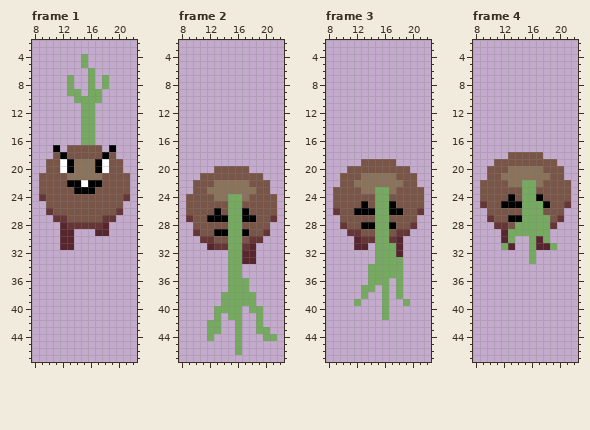
Two versions of one pixel-art file, Assets/Art/Characters/Enemy/Coconut/Basic/Ase_Coconut_Basic_Down.aseprite. Above is the file before it was changed.
32x48 pixels, 5 frames. Shown: frame 1: x 8..22, y 2..47; frame 2: x 8..22, y 2..47; frame 3: x 8..22, y 2..47; frame 4: x 8..22, y 2..47. The commit also changed other frames, which this record leaves out.
Now the later version:
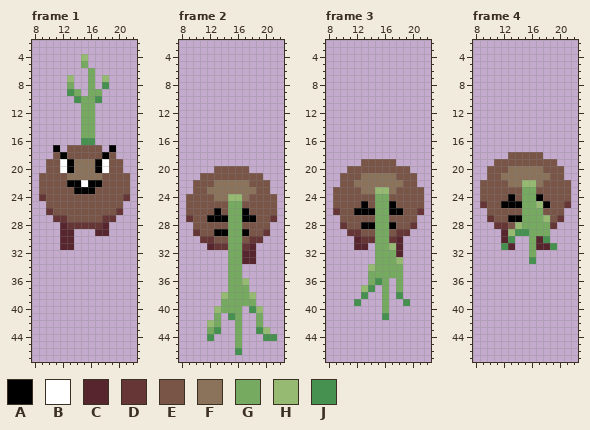
Palette (. is transparent): A #000000  B #ffffff  C #57252e  D #663535  E #795548  F #8a725b  G #75aa60  H #97ba73  J #469150
Commit: Created Coconut Basic Attack prefab and telegraph
Difference:
--- frame 1, layer "Leaf"
@@ x 11..20 @@
  3 ..........
- 4 ....G.....
+ 4 ....H.....
  5 ....G.....
  6 .....G....
- 7 ..G..G.G..
- 8 ..G..G.G..
- 9 ..GG.GG...
-10 ...GGGG...
+ 7 ..H..G.H..
+ 8 ..G..G.J..
+ 9 ..JG.GG...
+10 ...JGGJ...
 11 ....GG....
@@ x 13..18 @@
 15 ..GG..
-16 ..GG..
+16 ..JJ..
 17 EEEEE.
--- frame 2, layer "Leaf"
@@ x 13..18 @@
 23 FFFFFF
-24 FFGGFE
+24 FFHHFE
 25 EEGGEE
@@ x 8..22 @@
 35 .......GG......
-36 .......GGG.....
+36 .......GGH.....
 37 .......GGG.....
-38 ......GGGGG....
+38 ......HGGGH....
 39 ......GGGGG....
-40 .....GGGG.GG...
-41 .....G.GG..G...
-42 ....GG..G..G...
-43 ....GG..G..GG..
-44 ....G...G...GG.
+40 .....HGGG.JH...
+41 .....G.JG..G...
+42 ....HG..G..G...
+43 ....GJ..G..JH..
+44 ....J...G...JJ.
 45 ........G......
-46 ........G......
+46 ........J......
 47 ...............
--- frame 3, layer "Leaf"
@@ x 13..18 @@
 22 FFFFFF
-23 FFGGFE
+23 FFHHFE
 24 EEGGEE
@@ x 8..22 @@
 30 ....CDDGGDC....
-31 ....CC.GGGC....
+31 ....CC.GGHC....
 32 .......GGGC....
-33 .......GGGG....
-34 ......GGGGG....
+33 .......GGGH....
+34 ......HGGGG....
 35 ......GGGGG....
-36 ......GGG.G....
-37 .....GG.G.G....
-38 .....G..G.G....
-39 ....G...G..G...
+36 ......GJG.G....
+37 .....HJ.G.G....
+38 .....J..G.J....
+39 ....J...G..J...
 40 ........G......
-41 ........G......
+41 ........J......
 42 ...............
--- frame 4, layer "Leaf"
@@ x 8..22 @@
 21 ..EEFFFFFFFEE..
-22 .EEEEFFGGFEEEE.
+22 .EEEEFFHHFEEEE.
 23 .EEEEEEGGEEEEE.
 24 .EEEEAEGGAEEEE.
-25 .DEEAAAGGGAEED.
+25 .DEEAAAGGHAEED.
 26 ..EEEEEGGGEEE..
-27 ..DEEAAGGGGED..
-28 ...DDEGGGGGD...
-29 ....CGGGGGG....
-30 ....CG..GCG....
-31 ....GC..GCCG...
+27 ..DEEAAGGGHED..
+28 ...DDEHGGGGD...
+29 ....CHJJGGG....
+30 ....CJ..GCJ....
+31 ....JC..GCCJ...
 32 ........G......
-33 ........G......
+33 ........J......
 34 ...............
Boxes around the changes in both pictures, in picture pixels (x1, y1, x2, y2):
changed: (67, 54, 109, 103)
changed: (81, 138, 95, 145)
changed: (228, 194, 242, 201)
changed: (207, 278, 277, 355)
changed: (375, 187, 389, 194)
changed: (354, 243, 410, 320)
changed: (501, 180, 557, 264)
